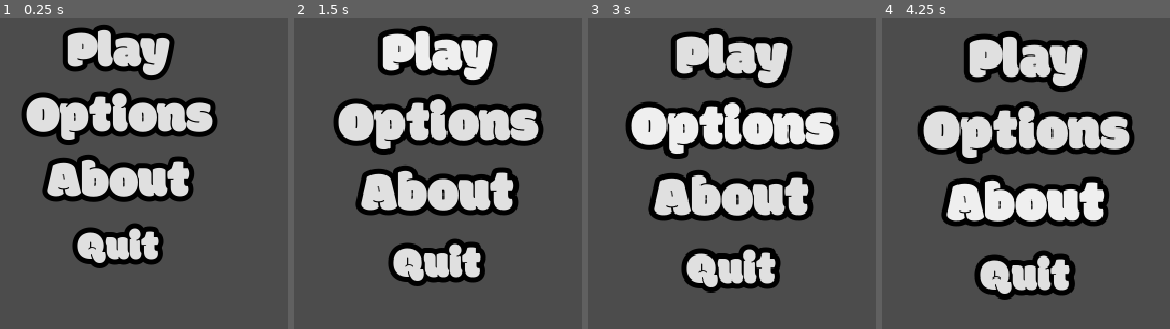
Above: before the commit, frames 1-4 (left to right).
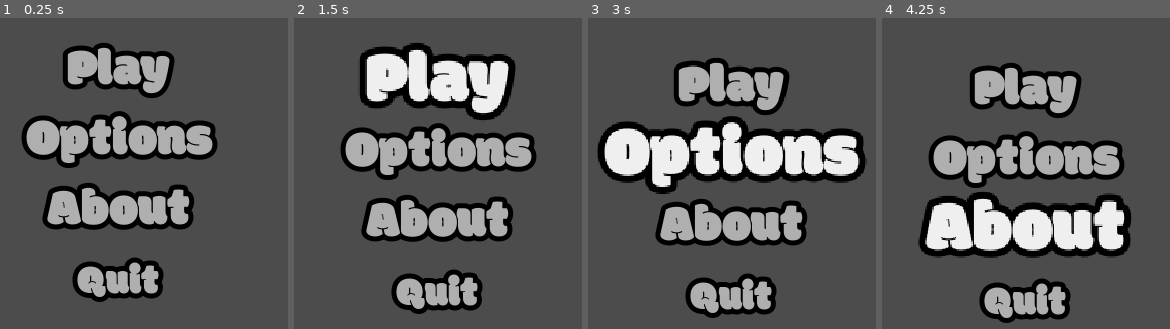
Above: after the commit, the same moments.

Repository: senseibobo/velika-gozba
Game: Godot game, scene res://UI/MainMenu.tscn
Two runs of this game, one before a commit and one after it. Both use one fixed random seed, a clock stepped at 60 frames per second and the inputs below. This scene is started directly instead of the project's main scene.
Inputs:
- Up to frame 1 (0.25 s): no input
- Up to frame 2 (1.5 s): click "Play" at 0.5 s; click "Play" at 1.25 s
- Up to frame 3 (3 s): click "Play" at 2 s; click "Options" at 2.75 s
- Up to frame 4 (4.25 s): click "About" at 3.5 s

The runs differ from the first frame. In frame 1, 36% of the frame differs, in the area x 7-76%, y 2-92%; in frame 2, 41%; in frame 3, 44%; in frame 4, 44%, in the area x 12-88%, y 4-99%.

Commit message:
tweaked menu

Diff:
--- a/Game/UI/MainMenu.gd
+++ b/Game/UI/MainMenu.gd
@@ -2,12 +2,13 @@
 
 onready var cc : CenterContainer = get_node(center_contained_path)
 export var center_contained_path : NodePath
-export var menu_offset : Vector2 = Vector2(0,80)
+export var menu_offset : Vector2 = Vector2(0,120)
 
 func _process(delta) -> void:
 	var screen_size : Vector2 = get_viewport_rect().size
 	var mpos : Vector2 = get_viewport().get_mouse_position()
 	cc.rect_position = screen_size/2 - (screen_size/2-mpos)/16.0 + menu_offset
-	for button in cc.get_node("VBoxContainer").get_children():
+	var c = cc.get_node("VBoxContainer").get_children()
+	for button in c:
 		var new_scale : float = 1.0 + int(button.get_global_rect().has_point(get_global_mouse_position()))*0.4
-		cc.rect_scale = lerp(cc.rect_scale,Vector2(new_scale,new_scale),10*delta)
+		button.rect_scale = lerp(button.rect_scale,Vector2(new_scale,new_scale),10*delta)
--- a/Game/UI/MainMenu.tscn
+++ b/Game/UI/MainMenu.tscn
@@ -8,6 +8,8 @@
 size = 66
 outline_size = 8
 outline_color = Color( 0, 0, 0, 1 )
+extra_spacing_top = -24
+extra_spacing_bottom = -31
 font_data = ExtResource( 3 )
 
 [node name="MainMenu" type="Control"]
@@ -30,42 +32,46 @@
 
 [node name="VBoxContainer" type="VBoxContainer" parent="CenterContainer"]
 margin_left = -151.0
-margin_top = -216.0
+margin_top = -208.0
 margin_right = 150.0
-margin_bottom = 216.0
-custom_constants/separation = -16
+margin_bottom = 208.0
+custom_constants/separation = 32
 
 [node name="Play" type="Button" parent="CenterContainer/VBoxContainer"]
 margin_right = 301.0
-margin_bottom = 120.0
-rect_min_size = Vector2( 240, 120 )
+margin_bottom = 80.0
+rect_min_size = Vector2( 240, 80 )
+rect_pivot_offset = Vector2( 150.5, 40 )
 focus_mode = 0
 enabled_focus_mode = 0
 text = "Play"
 
 [node name="Options" type="Button" parent="CenterContainer/VBoxContainer"]
-margin_top = 104.0
+margin_top = 112.0
 margin_right = 301.0
-margin_bottom = 224.0
-rect_min_size = Vector2( 240, 120 )
+margin_bottom = 192.0
+rect_min_size = Vector2( 240, 80 )
+rect_pivot_offset = Vector2( 150.5, 40 )
 focus_mode = 0
 enabled_focus_mode = 0
 text = "Options"
 
 [node name="About" type="Button" parent="CenterContainer/VBoxContainer"]
-margin_top = 208.0
+margin_top = 224.0
 margin_right = 301.0
-margin_bottom = 328.0
-rect_min_size = Vector2( 240, 120 )
+margin_bottom = 304.0
+rect_min_size = Vector2( 240, 80 )
+rect_pivot_offset = Vector2( 150.5, 40 )
 focus_mode = 0
 enabled_focus_mode = 0
 text = "About"
 
 [node name="Quit" type="Button" parent="CenterContainer/VBoxContainer"]
-margin_top = 312.0
+margin_top = 336.0
 margin_right = 301.0
-margin_bottom = 432.0
-rect_min_size = Vector2( 240, 120 )
+margin_bottom = 416.0
+rect_min_size = Vector2( 240, 80 )
+rect_pivot_offset = Vector2( 150.5, 40 )
 focus_mode = 0
 custom_fonts/font = SubResource( 2 )
 enabled_focus_mode = 0
Binary file changed: Game/UI/MainTheme.theme
